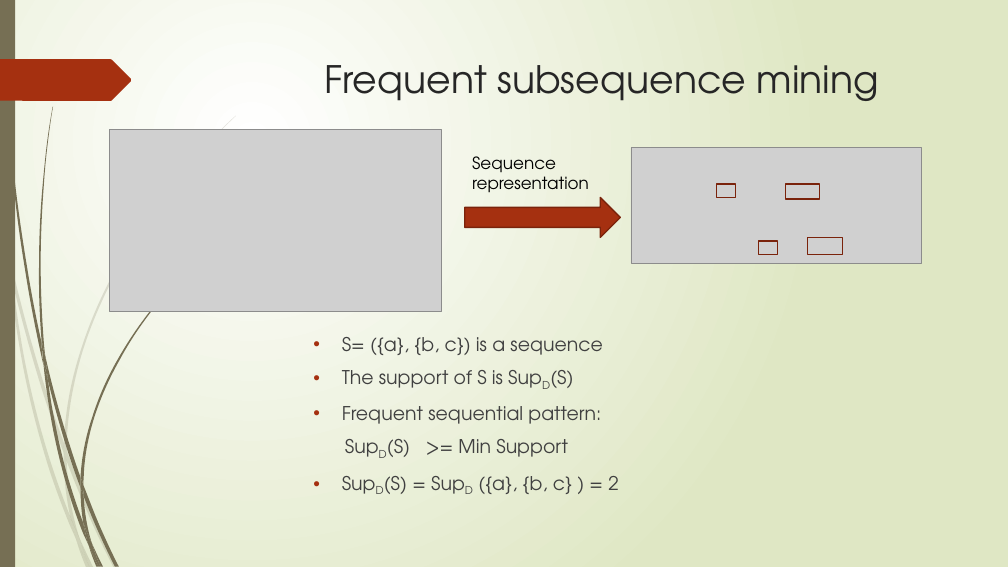
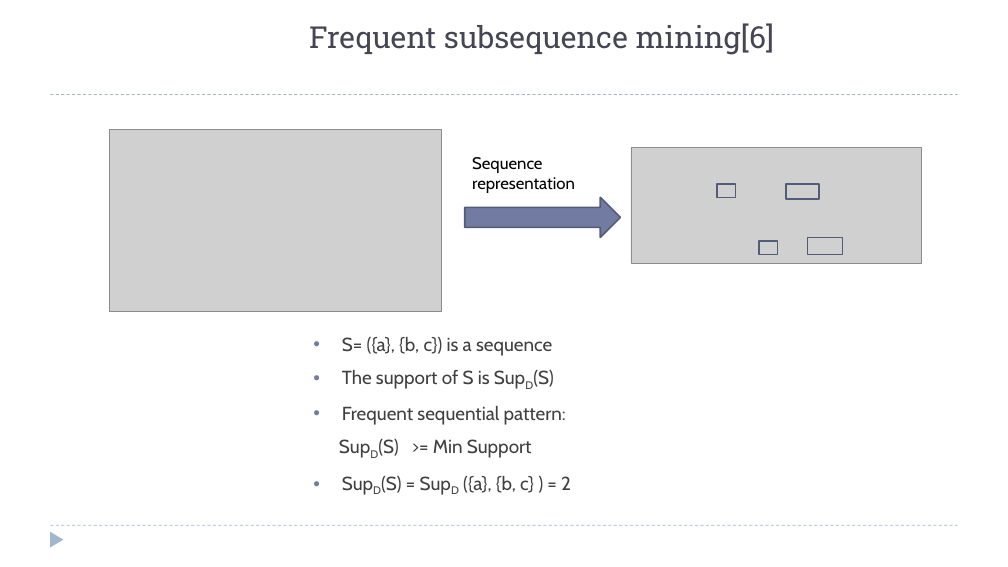
Before and after one commit to zixiaojindao/time-series-survey, a slide deck: slide 32 of slide/tsdm.pptx (slide 39 before the commit). Drawn at 1008x567 pixels with LibreOffice and Linux fonts; fonts in the diff are those of the drawing; grey boxes stand for pictures. Boxes give left, top, right and bottom in pixels: in the first picture for what was removed or moved away, otherwise in the second. Text is boxed around its words. In the diff, an @@ line names an element or a change of style, - is before the commit and + after.

```diff
--- a/slide/tsdm.pptx
+++ b/slide/tsdm.pptx
@@ background gradient #FFFFFF to #DFE8C4 to #FFFFFF @@
@@ rectangle removed at bbox=[0, 0, 15, 567] @@
@@ title "Frequent subsequence mining[6]" at bbox=[309, 23, 775, 55]: vertical alignment top to bottom @@
@@ title at bbox=[309, 23, 775, 55]: text changed; size 36 to 28.8 pt; font TeX Gyre Adventor to Roboto Slab; text colour #262626 to #464653 @@
-Frequent subsequence mining
+Frequent subsequence mining[6]
@@ freeform shape removed at bbox=[0, 59, 132, 101] @@
@@ line added from (51, 95) to (958, 95), #9FB8CD 0.75 pt dashed @@
@@ text "Sequence" at bbox=[472, 157, 575, 193]: font TeX Gyre Adventor to Cabin @@
@@ right arrow at bbox=[465, 197, 621, 237]: fill #A53010 to #727CA3; outline #7A240C 1.25 pt to #545C79 1.5 pt @@
@@ outline #7A240C 1.25 pt to #545C79 1.5 pt in 4 elements at bbox=[717, 184, 736, 197], bbox=[786, 184, 819, 199], bbox=[808, 237, 842, 254], bbox=[759, 241, 778, 255] @@
@@ text "S= ({a}, {b, c}) is ..." at bbox=[342, 337, 571, 493]: font TeX Gyre Adventor to Cabin; bullet colour #A53010 to #727CA3 @@
@@ triangle added at bbox=[50, 532, 64, 548], fill #9FB8CD @@
@@ line added from (51, 526) to (958, 526), #9FB8CD 0.75 pt dashed @@
@@ group removed at bbox=[0, 116, 236, 567]: 10 freeform shapes @@
@@ group removed at bbox=[2, 0, 197, 567]: 12 freeform shapes @@
```
Also in this commit, not shown: 42 other slides changed, 7 slides added, 13 slides removed, 4 other files.
